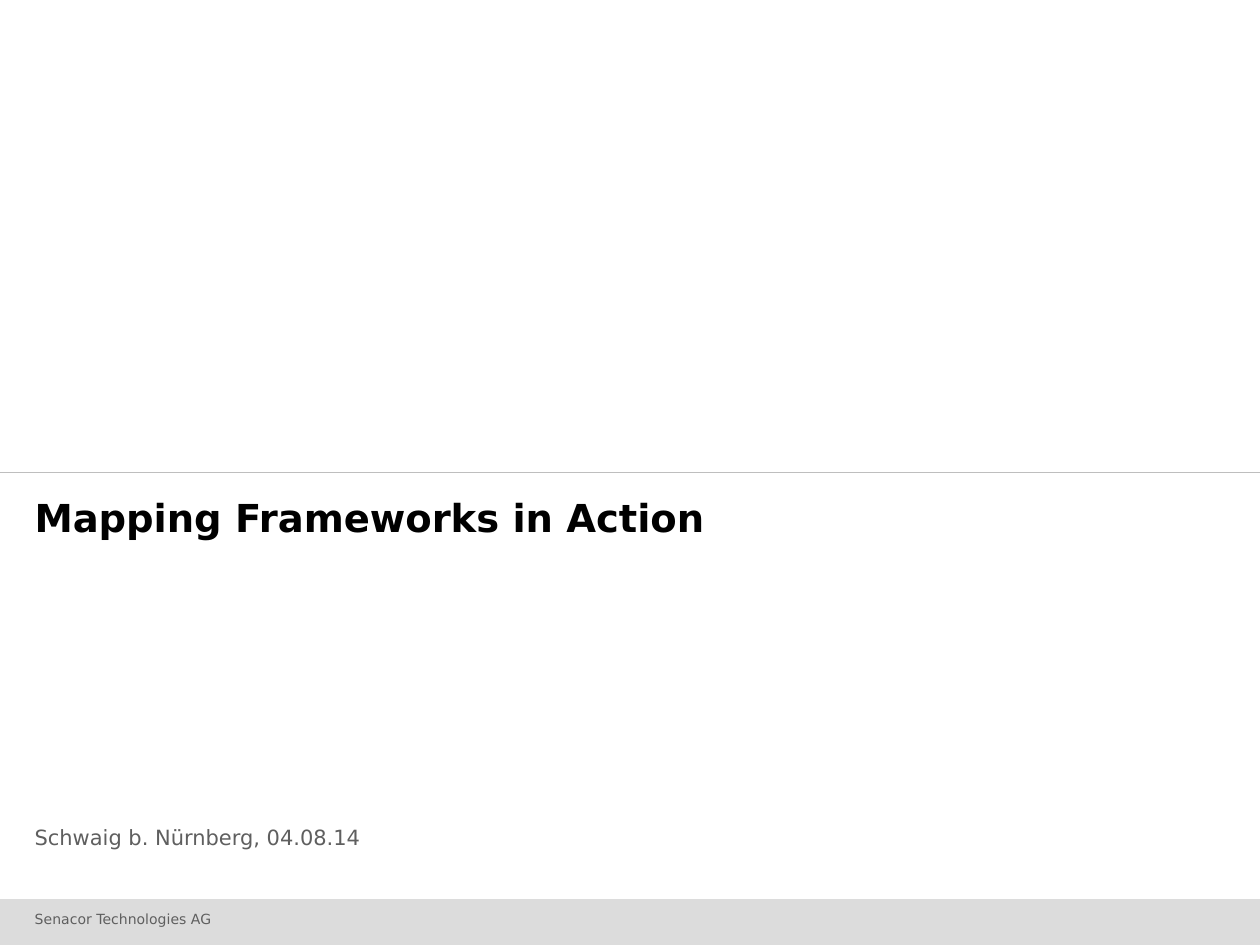
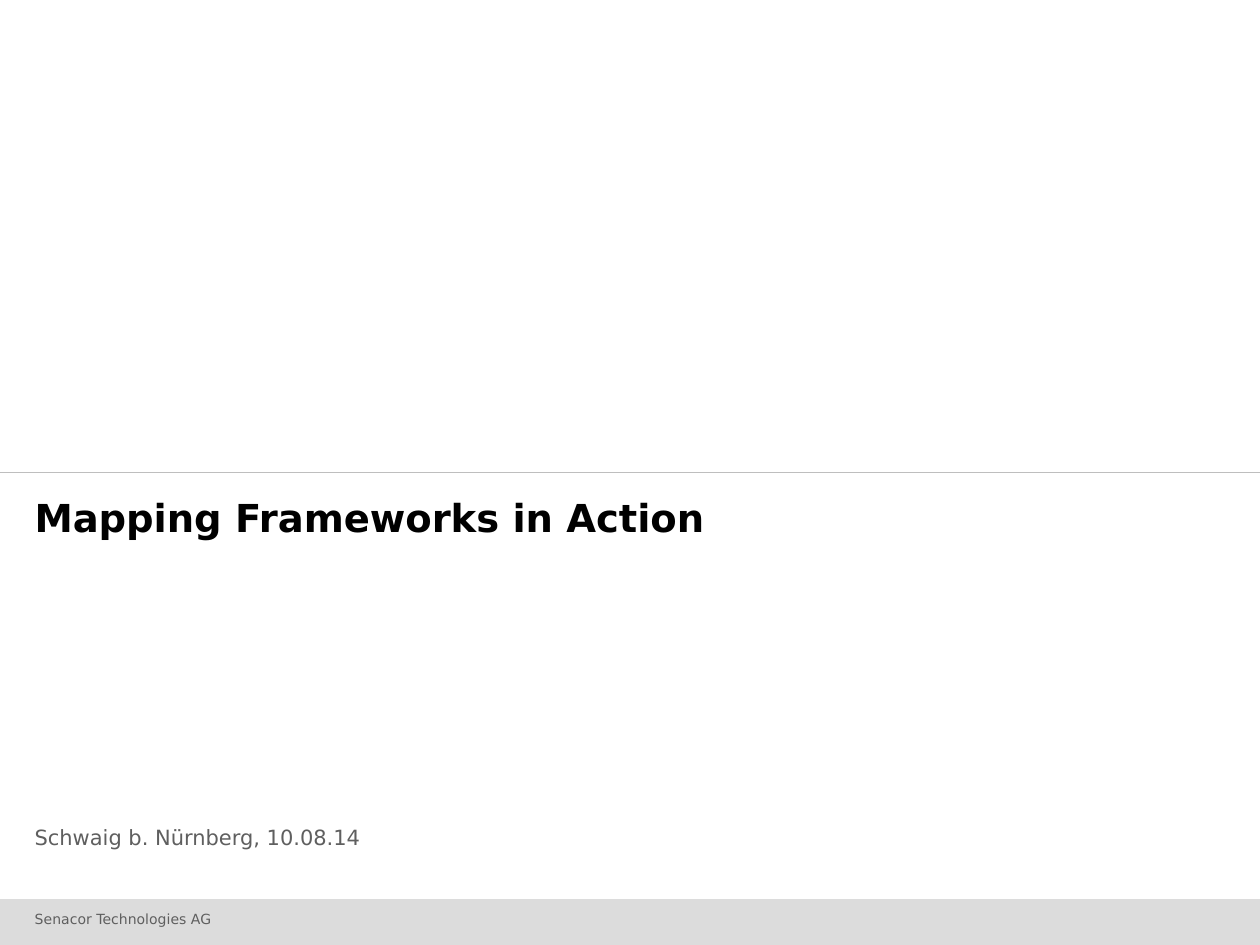
Before and after one commit to jschwalb/Mappings, a slide deck: slide 1 of presentation.pptx. Drawn at 1260x945 pixels with LibreOffice and Linux fonts; fonts in the diff are those of the drawing; background and template pictures are left out. Boxes give left, top, right and bottom in pixels: in the first picture for what was removed or moved away, otherwise in the second. Text is boxed around its words. In the diff, an @@ line names an element or a change of style, - is before the commit and + after.

```diff
--- a/presentation.pptx
+++ b/presentation.pptx
@@ text at [35, 829, 360, 850]: text changed @@
-Schwaig b. Nürnberg, 04.08.14
+Schwaig b. Nürnberg, 10.08.14
```
Also in this commit, not shown: 33 other slides changed, 7 slides added.
